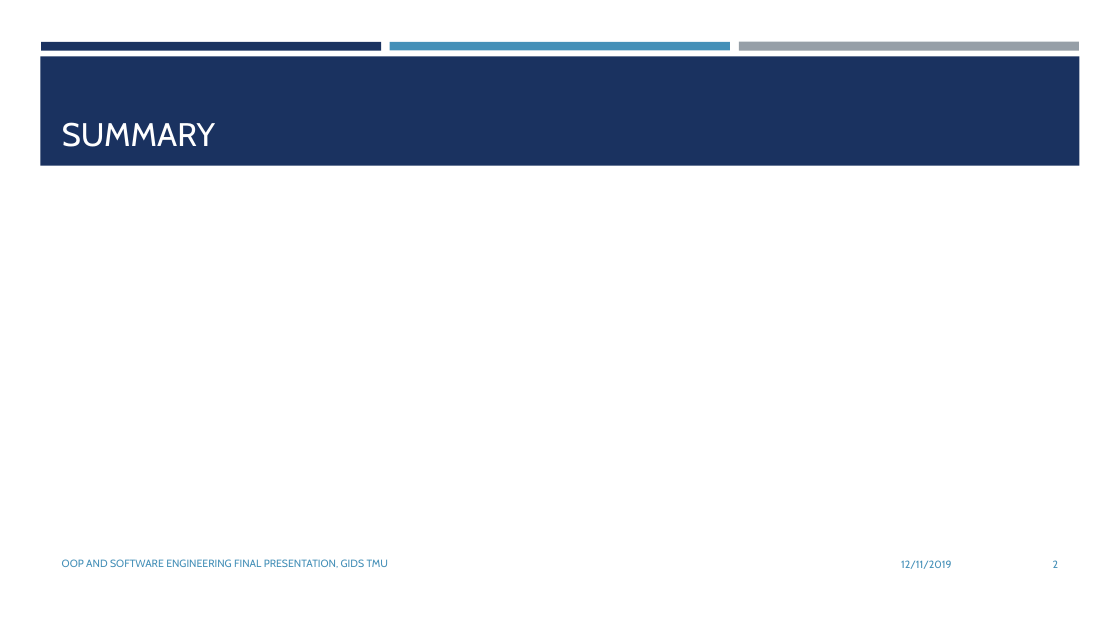
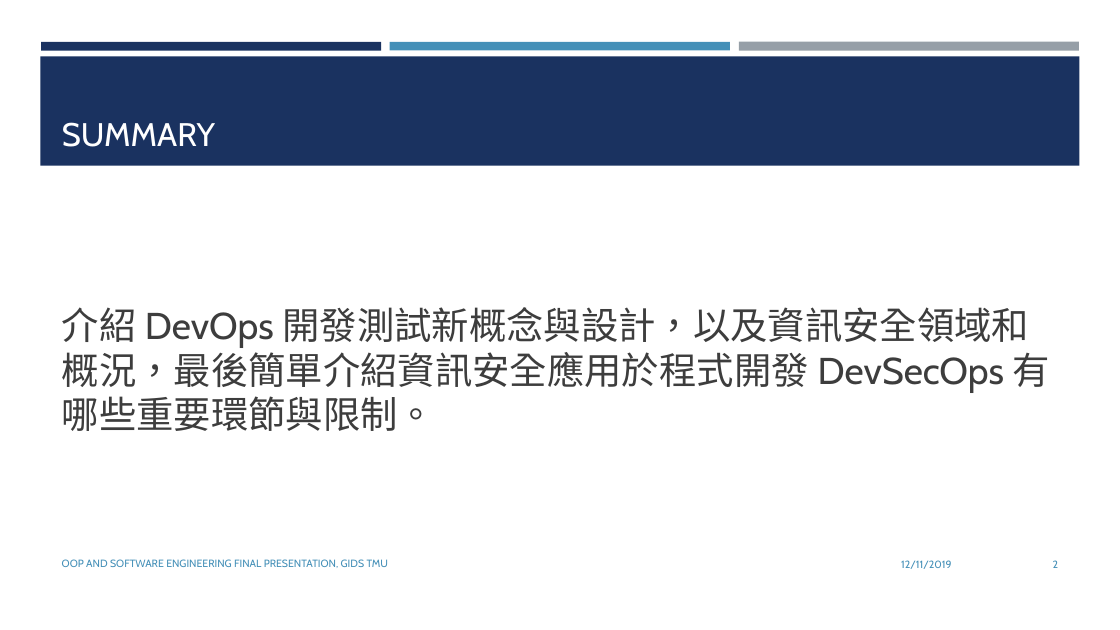
Before and after one commit to Weber12321/TMU-GIDS, a slide deck: slide 2 of 物件導向程式設計/Marry Devops and cybersecurity.pptx. Drawn at 1120x630 pixels with LibreOffice and Linux fonts; fonts in the diff are those of the drawing. Boxes give left, top, right and bottom in pixels: in the first picture for what was removed or moved away, otherwise in the second. Text is boxed around its words. In the diff, an @@ line names an element or a change of style, - is before the commit and + after.

```diff
--- a/物件導向程式設計/Marry Devops and cybersecurity.pptx
+++ b/物件導向程式設計/Marry Devops and cybersecurity.pptx
@@ text added at <box>62,307,1050,431</box>, 32 pt, text #3D3D3D @@
+介紹 DevOps 開發測試新概念與設計，以及資訊安全領域和概況，最後簡單介紹資訊安全應用於程式開發 DevSecOps 有哪些重要環節與限制。
```
Also in this commit, not shown: 6 other slides changed, 2 slides added, 1 slide removed, 19 other files.
